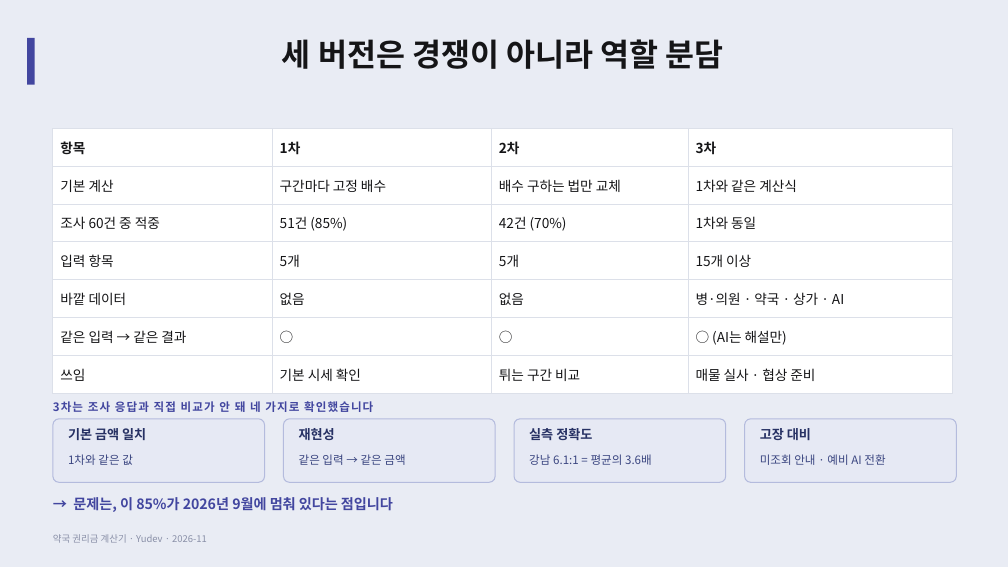
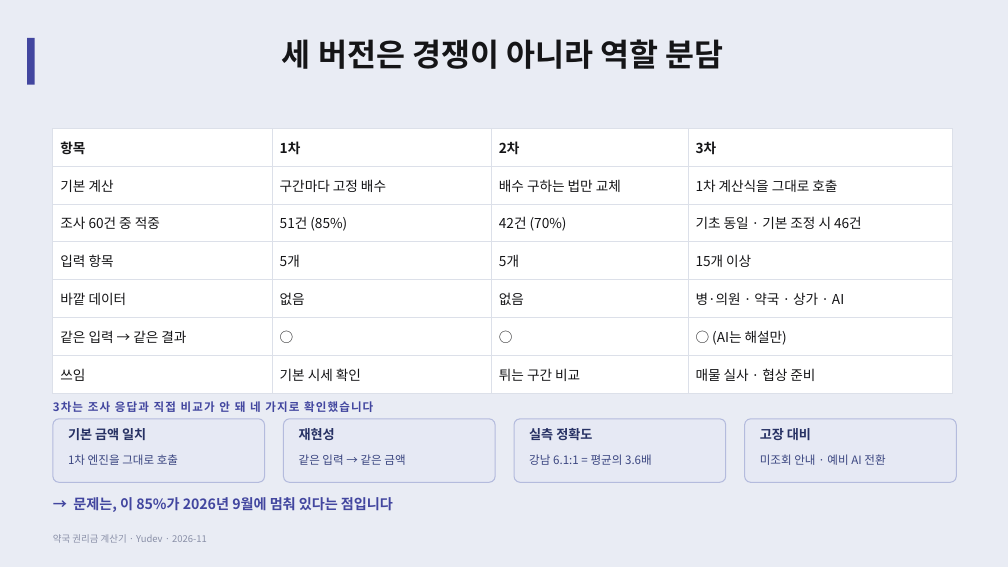
Before and after one commit to YUSEONCHUN/calculating, a slide deck: slide 20 of doc/slides/권리금계산기_프로젝트.pptx. Drawn at 1008x567 pixels with LibreOffice and Linux fonts; fonts in the diff are those of the drawing. Boxes give left, top, right and bottom in pixels: in the first picture for what was removed or moved away, otherwise in the second. Text is boxed around its words. In the diff, an @@ line names an element or a change of style, - is before the commit and + after.

```diff
--- a/doc/slides/권리금계산기_프로젝트.pptx
+++ b/doc/slides/권리금계산기_프로젝트.pptx
@@ table at (x1=53, y1=129, x2=953, y2=385) @@
-row 2, column 4: 1차와 같은 계산식
+row 2, column 4: 1차 계산식을 그대로 호출
-row 3, column 4: 1차와 동일
+row 3, column 4: 기초 동일 · 기본 조정 시 46건
@@ text at (x1=68, y1=454, x2=178, y2=465): text changed @@
-1차와 같은 값
+1차 엔진을 그대로 호출
```
Also in this commit, not shown: 1 other slide changed, 7 other files.
